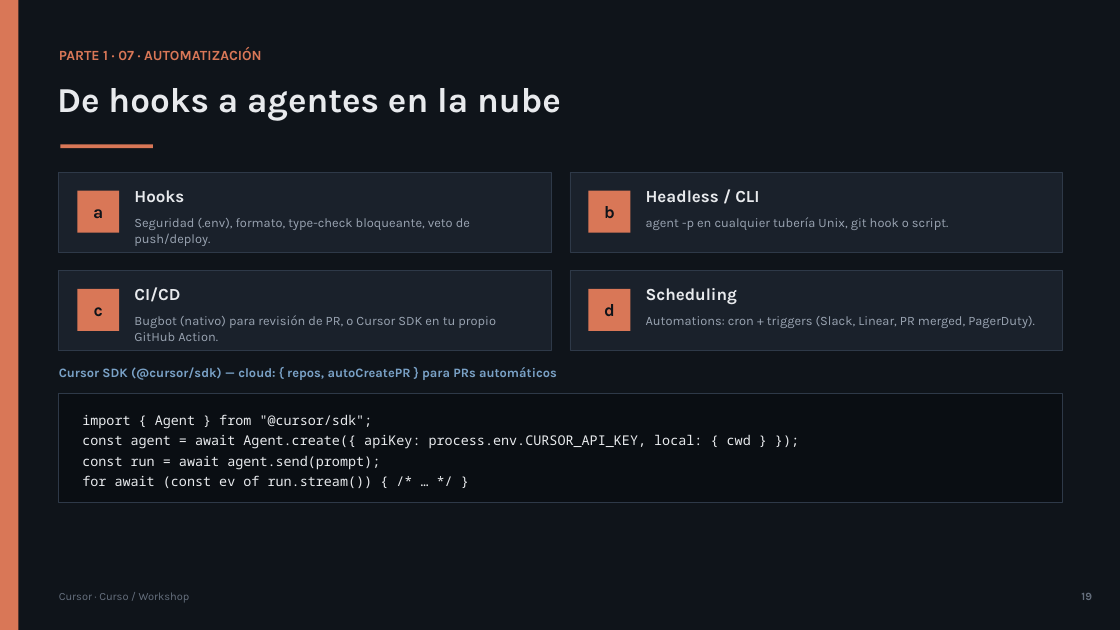
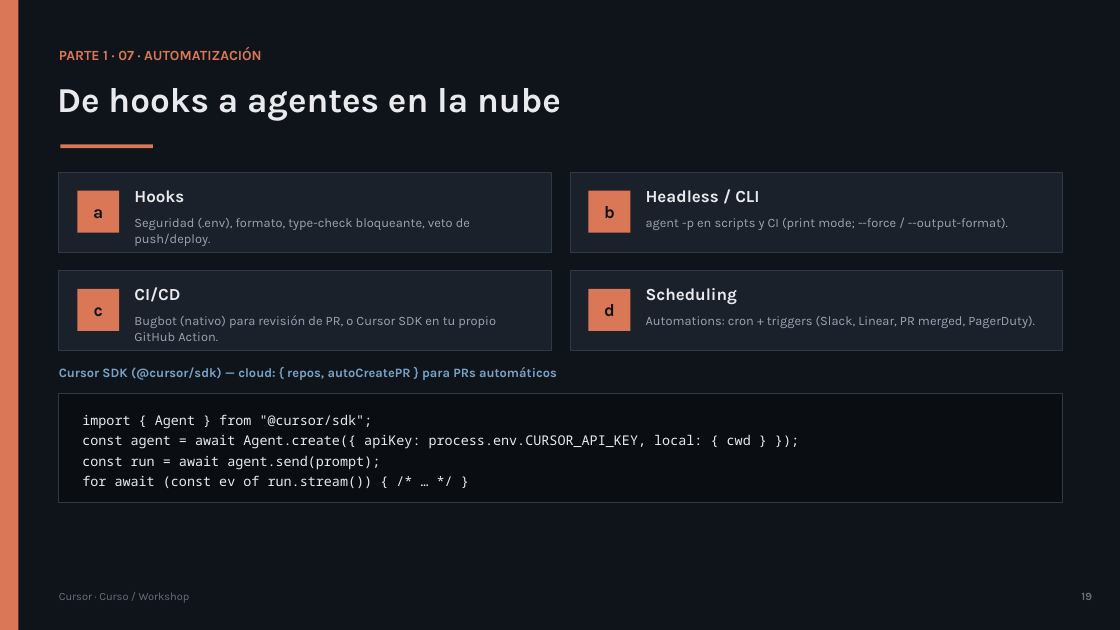
Before and after one commit to olonok69/cursor_code_ml_engineer, a slide deck: slide 19 of presentacion/Cursor_Presentacion.pptx. Drawn at 1120x630 pixels with LibreOffice and Linux fonts; fonts in the diff are those of the drawing. Boxes give left, top, right and bottom in pixels: in the first picture for what was removed or moved away, otherwise in the second. Text is boxed around its words. In the diff, an @@ line names an element or a change of style, - is before the commit and + after.

```diff
--- a/presentacion/Cursor_Presentacion.pptx
+++ b/presentacion/Cursor_Presentacion.pptx
@@ text at (x1=646, y1=218, x2=1008, y2=230): text changed @@
-agent -p en cualquier tubería Unix, git hook o script.
+agent -p en scripts y CI (print mode; --force / --output-format).
```
Also in this commit, not shown: 10 other slides changed, 14 other files.
